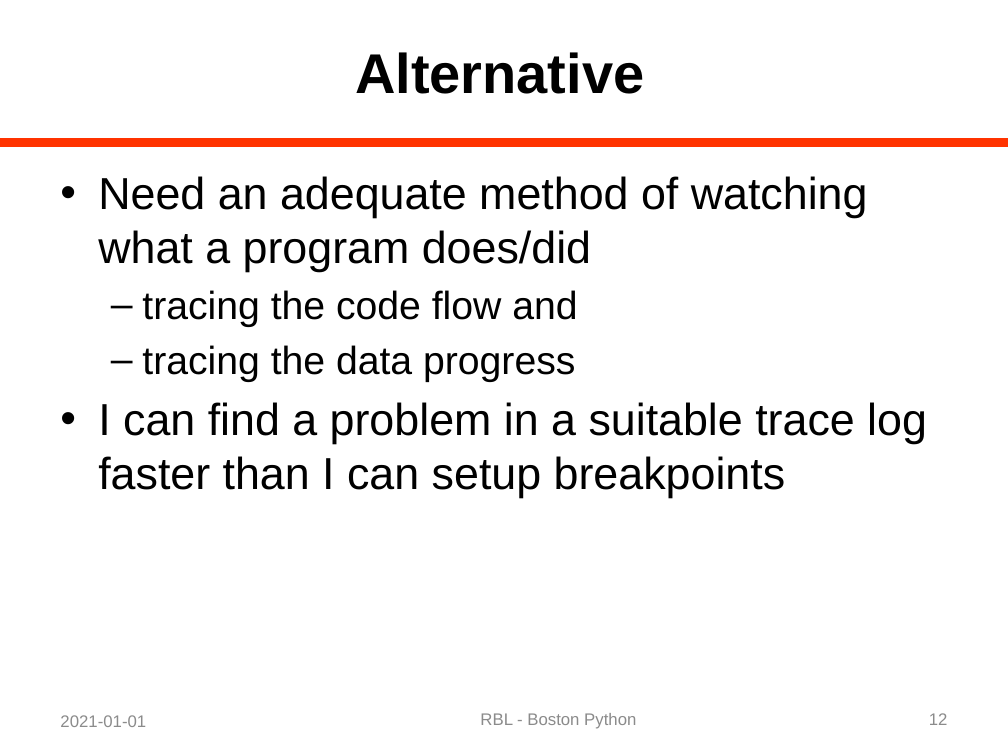
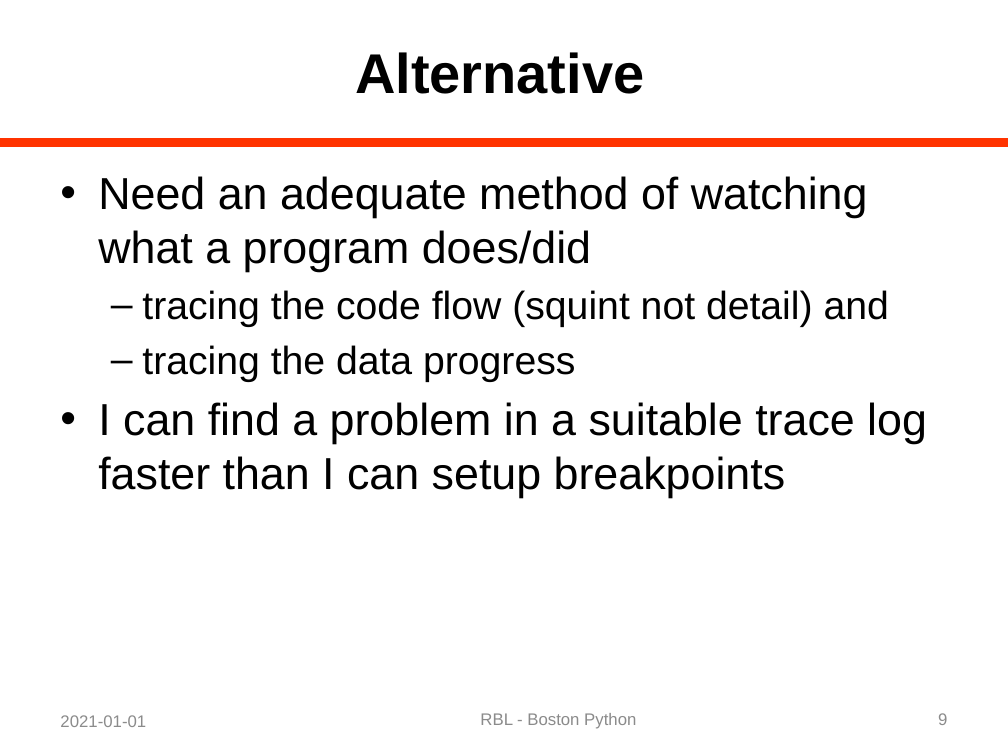
Before and after one commit to rblandau/NewTrace, a slide deck: slide 9 of docs/OfflineDebugging/A Dinosaur and a Python 02.pptx (slide 12 before the commit). Drawn at 1008x756 pixels with LibreOffice and Linux fonts; fonts in the diff are those of the drawing. Boxes give left, top, right and bottom in pixels: in the first picture for what was removed or moved away, otherwise in the second. Text is boxed around its words. In the diff, an @@ line names an element or a change of style, - is before the commit and + after.

```diff
--- a/docs/OfflineDebugging/A Dinosaur and a Python 02.pptx
+++ b/docs/OfflineDebugging/A Dinosaur and a Python 02.pptx
@@ text at (x1=142, y1=290, x2=889, y2=327): text changed @@
-  – tracing the code flow and
+  – tracing the code flow (squint not detail) and
@@ page number at (x1=938, y1=713, x2=947, y2=725): text changed @@
-12
+9
```
Also in this commit, not shown: 7 other slides changed, 4 slides added, 5 other files.
